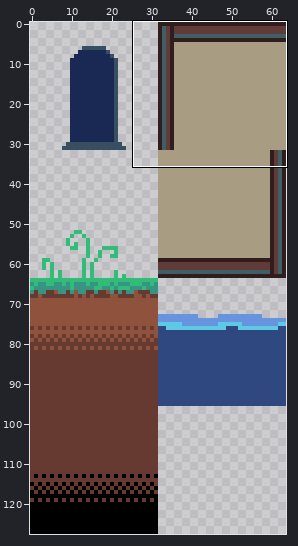
One commit to this pixel-art file: assets/animated-tileset.ase. Above: a wide view before the commit, with the close-up outlined.
Close-up. Earlier state:
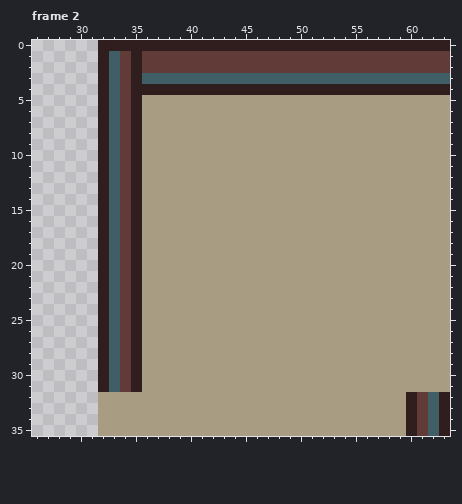
64x128 pixels, 4 frames. Shown: frame 2: x 26..63, y 0..35.
New version:
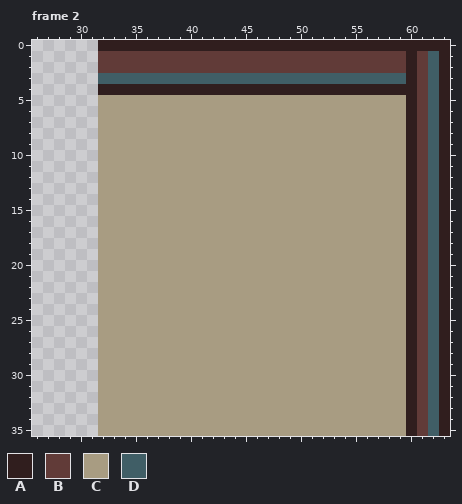
Palette (. is transparent): A #301e1e  B #613b38  C #a89c82  D #405e66
The edit:
--- frame 2
@@ x 26..63 @@
  0 ......AAAAAAAAAAAAAAAAAAAAAAAAAAAAAAAA
- 1 ......ADBABBBBBBBBBBBBBBBBBBBBBBBBBBBB
- 2 ......ADBABBBBBBBBBBBBBBBBBBBBBBBBBBBB
- 3 ......ADBADDDDDDDDDDDDDDDDDDDDDDDDDDDD
- 4 ......ADBAAAAAAAAAAAAAAAAAAAAAAAAAAAAA
- 5 ......ADBACCCCCCCCCCCCCCCCCCCCCCCCCCCC
- 6 ......ADBACCCCCCCCCCCCCCCCCCCCCCCCCCCC
- 7 ......ADBACCCCCCCCCCCCCCCCCCCCCCCCCCCC
- 8 ......ADBACCCCCCCCCCCCCCCCCCCCCCCCCCCC
- 9 ......ADBACCCCCCCCCCCCCCCCCCCCCCCCCCCC
-10 ......ADBACCCCCCCCCCCCCCCCCCCCCCCCCCCC
-11 ......ADBACCCCCCCCCCCCCCCCCCCCCCCCCCCC
-12 ......ADBACCCCCCCCCCCCCCCCCCCCCCCCCCCC
-13 ......ADBACCCCCCCCCCCCCCCCCCCCCCCCCCCC
-14 ......ADBACCCCCCCCCCCCCCCCCCCCCCCCCCCC
-15 ......ADBACCCCCCCCCCCCCCCCCCCCCCCCCCCC
-16 ......ADBACCCCCCCCCCCCCCCCCCCCCCCCCCCC
-17 ......ADBACCCCCCCCCCCCCCCCCCCCCCCCCCCC
-18 ......ADBACCCCCCCCCCCCCCCCCCCCCCCCCCCC
-19 ......ADBACCCCCCCCCCCCCCCCCCCCCCCCCCCC
-20 ......ADBACCCCCCCCCCCCCCCCCCCCCCCCCCCC
-21 ......ADBACCCCCCCCCCCCCCCCCCCCCCCCCCCC
-22 ......ADBACCCCCCCCCCCCCCCCCCCCCCCCCCCC
-23 ......ADBACCCCCCCCCCCCCCCCCCCCCCCCCCCC
-24 ......ADBACCCCCCCCCCCCCCCCCCCCCCCCCCCC
-25 ......ADBACCCCCCCCCCCCCCCCCCCCCCCCCCCC
-26 ......ADBACCCCCCCCCCCCCCCCCCCCCCCCCCCC
-27 ......ADBACCCCCCCCCCCCCCCCCCCCCCCCCCCC
-28 ......ADBACCCCCCCCCCCCCCCCCCCCCCCCCCCC
-29 ......ADBACCCCCCCCCCCCCCCCCCCCCCCCCCCC
-30 ......ADBACCCCCCCCCCCCCCCCCCCCCCCCCCCC
-31 ......ADBACCCCCCCCCCCCCCCCCCCCCCCCCCCC
+ 1 ......BBBBBBBBBBBBBBBBBBBBBBBBBBBBABDA
+ 2 ......BBBBBBBBBBBBBBBBBBBBBBBBBBBBABDA
+ 3 ......DDDDDDDDDDDDDDDDDDDDDDDDDDDDABDA
+ 4 ......AAAAAAAAAAAAAAAAAAAAAAAAAAAAABDA
+ 5 ......CCCCCCCCCCCCCCCCCCCCCCCCCCCCABDA
+ 6 ......CCCCCCCCCCCCCCCCCCCCCCCCCCCCABDA
+ 7 ......CCCCCCCCCCCCCCCCCCCCCCCCCCCCABDA
+ 8 ......CCCCCCCCCCCCCCCCCCCCCCCCCCCCABDA
+ 9 ......CCCCCCCCCCCCCCCCCCCCCCCCCCCCABDA
+10 ......CCCCCCCCCCCCCCCCCCCCCCCCCCCCABDA
+11 ......CCCCCCCCCCCCCCCCCCCCCCCCCCCCABDA
+12 ......CCCCCCCCCCCCCCCCCCCCCCCCCCCCABDA
+13 ......CCCCCCCCCCCCCCCCCCCCCCCCCCCCABDA
+14 ......CCCCCCCCCCCCCCCCCCCCCCCCCCCCABDA
+15 ......CCCCCCCCCCCCCCCCCCCCCCCCCCCCABDA
+16 ......CCCCCCCCCCCCCCCCCCCCCCCCCCCCABDA
+17 ......CCCCCCCCCCCCCCCCCCCCCCCCCCCCABDA
+18 ......CCCCCCCCCCCCCCCCCCCCCCCCCCCCABDA
+19 ......CCCCCCCCCCCCCCCCCCCCCCCCCCCCABDA
+20 ......CCCCCCCCCCCCCCCCCCCCCCCCCCCCABDA
+21 ......CCCCCCCCCCCCCCCCCCCCCCCCCCCCABDA
+22 ......CCCCCCCCCCCCCCCCCCCCCCCCCCCCABDA
+23 ......CCCCCCCCCCCCCCCCCCCCCCCCCCCCABDA
+24 ......CCCCCCCCCCCCCCCCCCCCCCCCCCCCABDA
+25 ......CCCCCCCCCCCCCCCCCCCCCCCCCCCCABDA
+26 ......CCCCCCCCCCCCCCCCCCCCCCCCCCCCABDA
+27 ......CCCCCCCCCCCCCCCCCCCCCCCCCCCCABDA
+28 ......CCCCCCCCCCCCCCCCCCCCCCCCCCCCABDA
+29 ......CCCCCCCCCCCCCCCCCCCCCCCCCCCCABDA
+30 ......CCCCCCCCCCCCCCCCCCCCCCCCCCCCABDA
+31 ......CCCCCCCCCCCCCCCCCCCCCCCCCCCCABDA
 32 ......CCCCCCCCCCCCCCCCCCCCCCCCCCCCABDA
